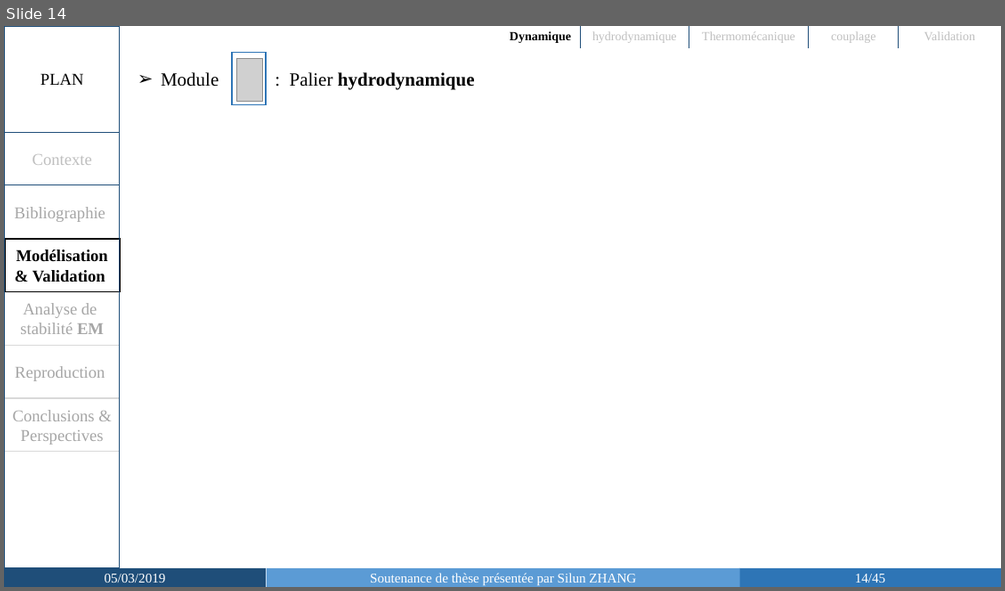
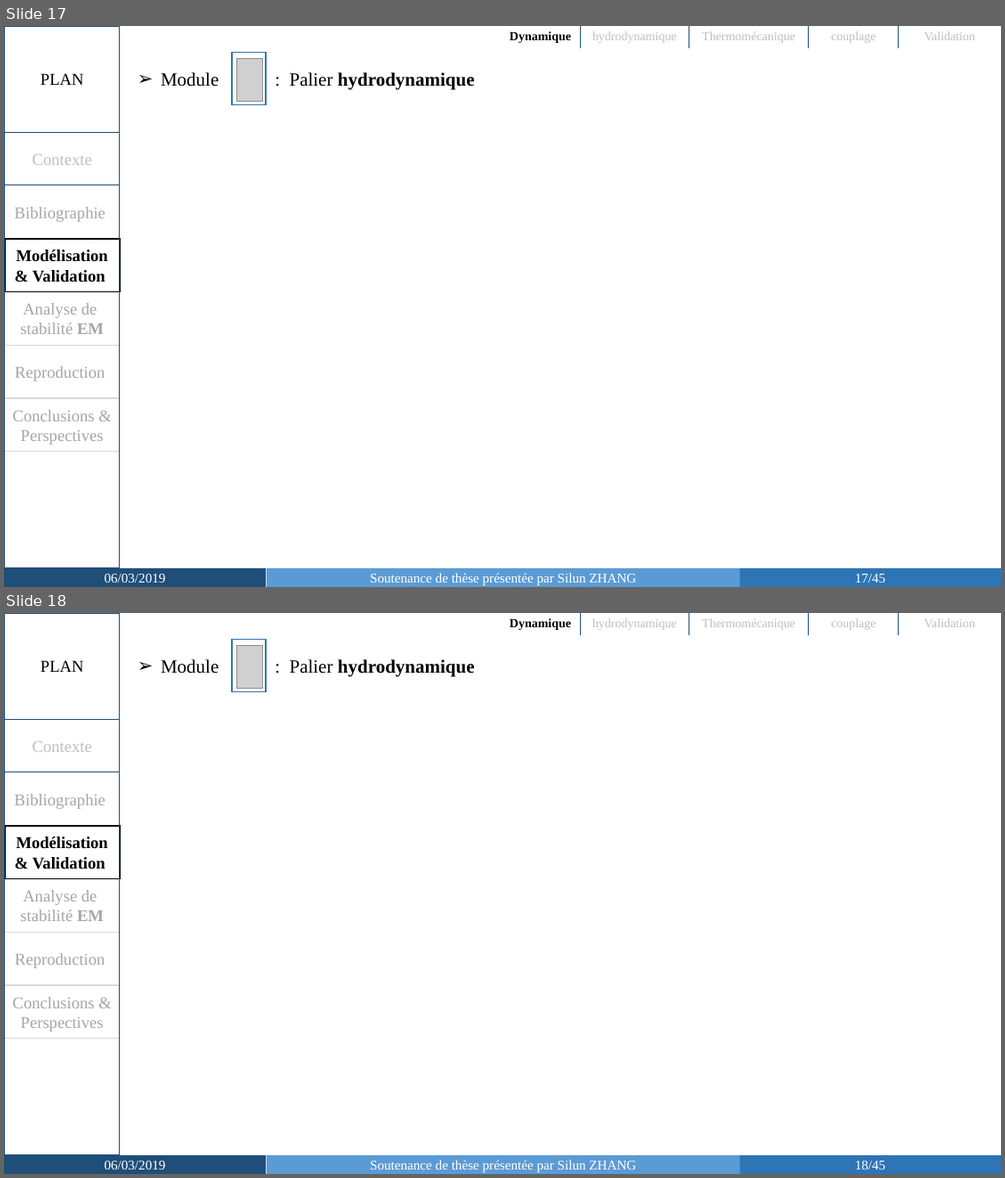
Before and after one commit to SilunZ/SoutenanceThese, a slide deck: Soutenance_Silun ZHANG-slides.pptx. Shown one above the other, each under a label of ours: slide 14 before the commit, slides 17 and 18 after it. The pictures are 1005x591 and 1005x1178 pixels, drawn with LibreOffice and Linux fonts; fonts in the diff are those of the drawing; grey boxes stand for pictures. Boxes give left, top, right and bottom in pixels: in the first picture for what was removed or moved away, otherwise in the second. Text is boxed around its words. In the diff, an @@ line names an element or a change of style, - is before the commit and + after.

```diff
--- a/Soutenance_Silun ZHANG-slides.pptx
+++ b/Soutenance_Silun ZHANG-slides.pptx
@@ slide 18 added at [4,613,1001,1174], background #FFFFFF @@
@@ rectangle added at [5,613,120,1155], outline #1F4E79 1 pt @@
@@ rectangle added at [232,639,266,691], fill #FFFFFF, outline #2E75B6 1 pt @@
@@ table added at [501,613,1001,635], 1 rows, 5 columns @@
+Dynamique | hydrodynamique | Thermomécanique | couplage | Validation
@@ text added at [40,660,84,672], 16 pt, text #000000 @@
+PLAN
@@ text added at [161,659,475,677], 18 pt, text #000000, bold @@
+➢ Module : Palier hydrodynamique
@@ picture added at [236,645,263,688] @@
@@ rectangle added at [5,719,120,772], outline #1F4E79 1 pt, 16 pt, text #BFBFBF @@
+Contexte
@@ rectangle added at [5,772,120,826], outline #D9D9D9 1 pt, 16 pt, text #A6A6A6 @@
+Bibliographie
@@ rectangle added at [5,826,120,878], outline #000000 1.5 pt, 16 pt, text #000000, bold @@
+Modélisation & Validation
@@ rectangle added at [5,878,120,932], outline #D9D9D9 1 pt, 16 pt, text #A6A6A6 @@
+Analyse de stabilité EM
@@ rectangle added at [5,932,120,985], outline #D9D9D9 1 pt, 16 pt, text #A6A6A6 @@
+Reproduction
@@ rectangle added at [5,985,120,1038], outline #D9D9D9 1 pt, 16 pt, text #A6A6A6 @@
+Conclusions & Perspectives
@@ rectangle added at [4,1155,266,1174], fill #1F4E79, 13 pt, text #FFFFFF @@
+06/03/2019
@@ rectangle added at [267,1155,740,1174], fill #5B9BD5, 13 pt, text #FFFFFF @@
+Soutenance de thèse présentée par Silun ZHANG
@@ page number added at [739,1155,1001,1174], fill #2E75B6, 13 pt, text #FFFFFF @@
+18/45
@@ what was slide 14 is now slide 17 @@
@@ slide 17 changed as well @@
@@ text in rectangle at [105,573,166,582]: text changed @@
-05/03/2019
+06/03/2019
@@ page number at [855,573,885,582]: text changed @@
-14/45
+17/45
```
Also in this commit, not shown: 24 other slides changed, 5 other slides added.
